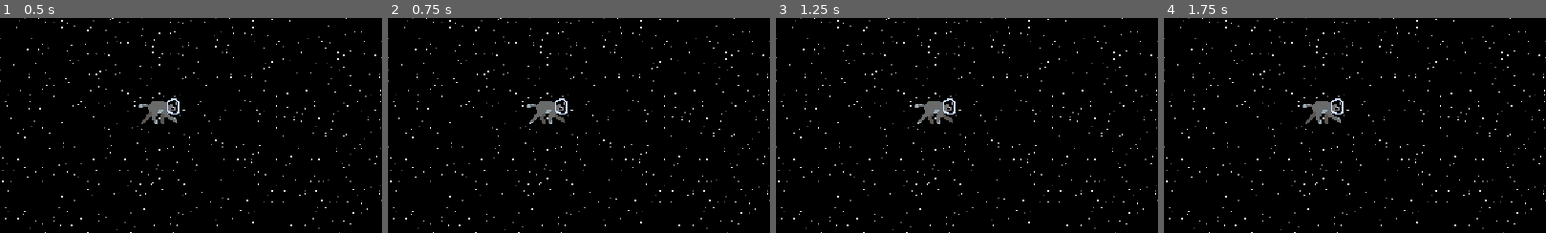
Above: before the commit, frames 1-4 (left to right).
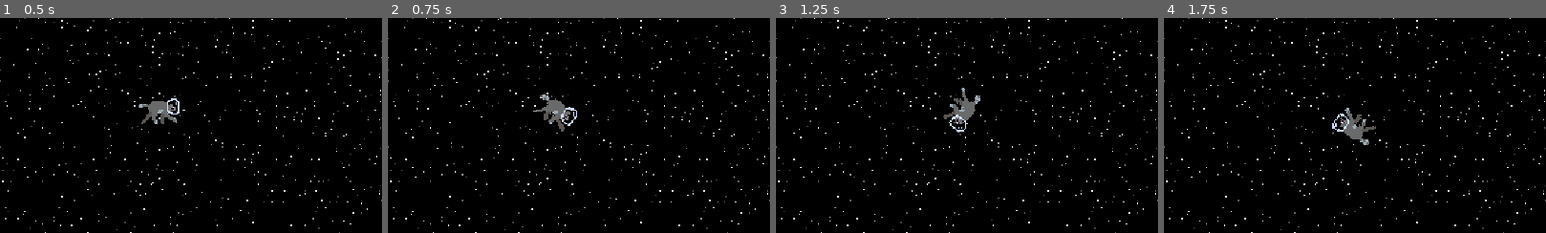
Above: after the commit, the same moments.

Repository: rsburke4/gmtk2026
Game: Godot game, scene res://scenes/Level1.tscn
The game is run twice, just before and just after one commit, with the same random seed, the same clock (stepped at 60 frames per second) and the same inputs.
Inputs:
- Up to frame 1 (0.5 s): no input
- Up to frame 2 (0.75 s): tap Enter at 0.5 s; hold Right (move_right, bound only after the commit) from 0.53 s (still down)
- Up to frame 3 (1.25 s): keep holding Right (move_right, bound only after the commit)
- Up to frame 4 (1.75 s): release Right (move_right, bound only after the commit) at 1.28 s; hold Down (move_down, bound only after the commit) from 1.28 s (still down)
The pictures show only the part of the screen within x 12-62%, y 30-80%; the shares and areas given below are measured in that part.

Frame 1 is identical in both runs. In frame 2, 0.8% of the frame differs, in the area x 36-50%, y 35-53%; in frame 3, 1.3%; in frame 4, 1.4%, in the area x 36-56%, y 37-60%.

Commit message:
Added basic movement and input

Diff:
--- a/entities/player/player.tscn
+++ b/entities/player/player.tscn
@@ -1,6 +1,7 @@
 [gd_scene format=3 uid="uid://rt54qedwhr7j"]
 
 [ext_resource type="Texture2D" uid="uid://cql0l8yucnjyp" path="res://assets/sprites/jimothy.png" id="1_symyc"]
+[ext_resource type="Script" uid="uid://4p044xd7n5cc" path="res://scripts/player_controller.gd" id="2_abrql"]
 
 [sub_resource type="AtlasTexture" id="AtlasTexture_abrql"]
 atlas = ExtResource("1_symyc")
@@ -24,7 +25,11 @@
 "speed": 3.0
 }]
 
-[node name="Player" type="Node2D" unique_id=511396896]
+[sub_resource type="RectangleShape2D" id="RectangleShape2D_071fx"]
+size = Vector2(31, 21)
+
+[node name="Player" type="CharacterBody2D" unique_id=1652353330]
+script = ExtResource("2_abrql")
 
 [node name="AnimatedSprite2D" type="AnimatedSprite2D" parent="." unique_id=253131717]
 sprite_frames = SubResource("SpriteFrames_071fx")
@@ -32,3 +37,7 @@
 autoplay = "walk"
 frame = 1
 frame_progress = 0.41517475
+
+[node name="CollisionShape2D" type="CollisionShape2D" parent="." unique_id=559375755]
+position = Vector2(0.5, 0.5)
+shape = SubResource("RectangleShape2D_071fx")
--- a/project.godot
+++ b/project.godot
@@ -21,6 +21,33 @@
 window/stretch/mode="canvas_items"
 window/stretch/aspect="expand"
 
+[input]
+
+move_left={
+"deadzone": 0.2,
+"events": [Object(InputEventKey,"resource_local_to_scene":false,"resource_name":"","device":-1,"window_id":0,"alt_pressed":false,"shift_pressed":false,"ctrl_pressed":false,"meta_pressed":false,"pressed":false,"keycode":0,"physical_keycode":65,"key_label":0,"unicode":97,"location":0,"echo":false,"script":null)
+, Object(InputEventKey,"resource_local_to_scene":false,"resource_name":"","device":-1,"window_id":0,"alt_pressed":false,"shift_pressed":false,"ctrl_pressed":false,"meta_pressed":false,"pressed":false,"keycode":0,"physical_keycode":4194319,"key_label":0,"unicode":0,"location":0,"echo":false,"script":null)
+]
+}
+move_right={
+"deadzone": 0.2,
+"events": [Object(InputEventKey,"resource_local_to_scene":false,"resource_name":"","device":-1,"window_id":0,"alt_pressed":false,"shift_pressed":false,"ctrl_pressed":false,"meta_pressed":false,"pressed":false,"keycode":0,"physical_keycode":4194321,"key_label":0,"unicode":0,"location":0,"echo":false,"script":null)
+, Object(InputEventKey,"resource_local_to_scene":false,"resource_name":"","device":-1,"window_id":0,"alt_pressed":false,"shift_pressed":false,"ctrl_pressed":false,"meta_pressed":false,"pressed":false,"keycode":0,"physical_keycode":68,"key_label":0,"unicode":100,"location":0,"echo":false,"script":null)
+]
+}
+move_up={
+"deadzone": 0.2,
+"events": [Object(InputEventKey,"resource_local_to_scene":false,"resource_name":"","device":-1,"window_id":0,"alt_pressed":false,"shift_pressed":false,"ctrl_pressed":false,"meta_pressed":false,"pressed":false,"keycode":0,"physical_keycode":87,"key_label":0,"unicode":119,"location":0,"echo":false,"script":null)
+, Object(InputEventKey,"resource_local_to_scene":false,"resource_name":"","device":-1,"window_id":0,"alt_pressed":false,"shift_pressed":false,"ctrl_pressed":false,"meta_pressed":false,"pressed":false,"keycode":0,"physical_keycode":4194320,"key_label":0,"unicode":0,"location":0,"echo":false,"script":null)
+]
+}
+move_down={
+"deadzone": 0.2,
+"events": [Object(InputEventKey,"resource_local_to_scene":false,"resource_name":"","device":-1,"window_id":0,"alt_pressed":false,"shift_pressed":false,"ctrl_pressed":false,"meta_pressed":false,"pressed":false,"keycode":0,"physical_keycode":4194322,"key_label":0,"unicode":0,"location":0,"echo":false,"script":null)
+, Object(InputEventKey,"resource_local_to_scene":false,"resource_name":"","device":-1,"window_id":0,"alt_pressed":false,"shift_pressed":false,"ctrl_pressed":false,"meta_pressed":false,"pressed":false,"keycode":0,"physical_keycode":83,"key_label":0,"unicode":115,"location":0,"echo":false,"script":null)
+]
+}
+
 [physics]
 
 3d/physics_engine="Jolt Physics"
--- /dev/null
+++ b/scripts/player_controller.gd
@@ -0,0 +1,67 @@
+extends CharacterBody2D
+@onready var rigid_body_2d: RigidBody2D = $RigidBody2D
+# How fast the player moves in meters per second.
+@export var speed = 14
+# The downward acceleration when in the air, in meters per second squared.
+@export var fall_acceleration = 75
+const SPEED = 64.0
+const TURN_SPEED = 2
+const ROTATE_SPEED = 20
+
+var direction: Vector2 = Vector2.RIGHT
+var speed_modifier := 1.0
+var has_control = true
+
+# Called when the node enters the scene tree for the first time.
+func _ready() -> void:
+	pass # Replace with function body.
+
+
+# Called every frame. 'delta' is the elapsed time since the previous frame.
+func _process(delta: float) -> void:
+	pass
+
+func _physics_process(delta):
+	if !has_control:
+		return
+	var input_direction := Input.get_vector("move_left","move_right","move_up","move_down")
+	var drive_input := Input.get_axis("move_up","move_down")
+	var turn_input	:= Input.get_axis("move_left","move_right")
+	if turn_input != 0:
+		# Rotate direction based on input vector and apply turn speed
+		direction = direction.rotated(turn_input * (PI/2) * TURN_SPEED * delta)
+		rotation = direction.angle()
+	if drive_input != 0:
+		# Rotate direction based on input vector and apply turn speed
+		direction = direction.rotated(drive_input * (PI/2) * TURN_SPEED * delta)
+		rotation = direction.angle()
+	if input_direction.length() != 0:
+		#move in a forward/backward motion and play animation
+		#animation_player.play("move")
+		#particle_gradient = World.get_gradient_at(position)
+		#speed_modifier = World.get_custom_data_at(position, "speed_modifier")
+		var move_speed = SPEED * speed_modifier
+		velocity = lerp(velocity, (input_direction.normalized() * input_direction.length()) * move_speed, SPEED * delta)
+		#if !audio_player.playing:
+			#audio_player.play()
+	else:
+		# Bring to a stop
+		#if audio_player.playing:
+			#audio_player.stop()
+		velocity = Vector2.ZERO
+		#animation_player.play('idle')
+
+	#if particle_gradient and velocity:
+		#left_track_particles.process_material.color_ramp = particle_gradient
+		#right_track_particles.process_material.color_ramp = particle_gradient
+		#left_track_particles.emitting = true
+		#right_track_particles.emitting = true
+	#else:
+		#left_track_particles.emitting = false
+		#right_track_particles.emitting = false
+
+	# Apply movement velocity
+	move_and_slide()
+
+	# Apply Weapon Rotation
+	#update_weapon_rotation(delta)
Not shown, added: scripts/player_controller.gd.uid
